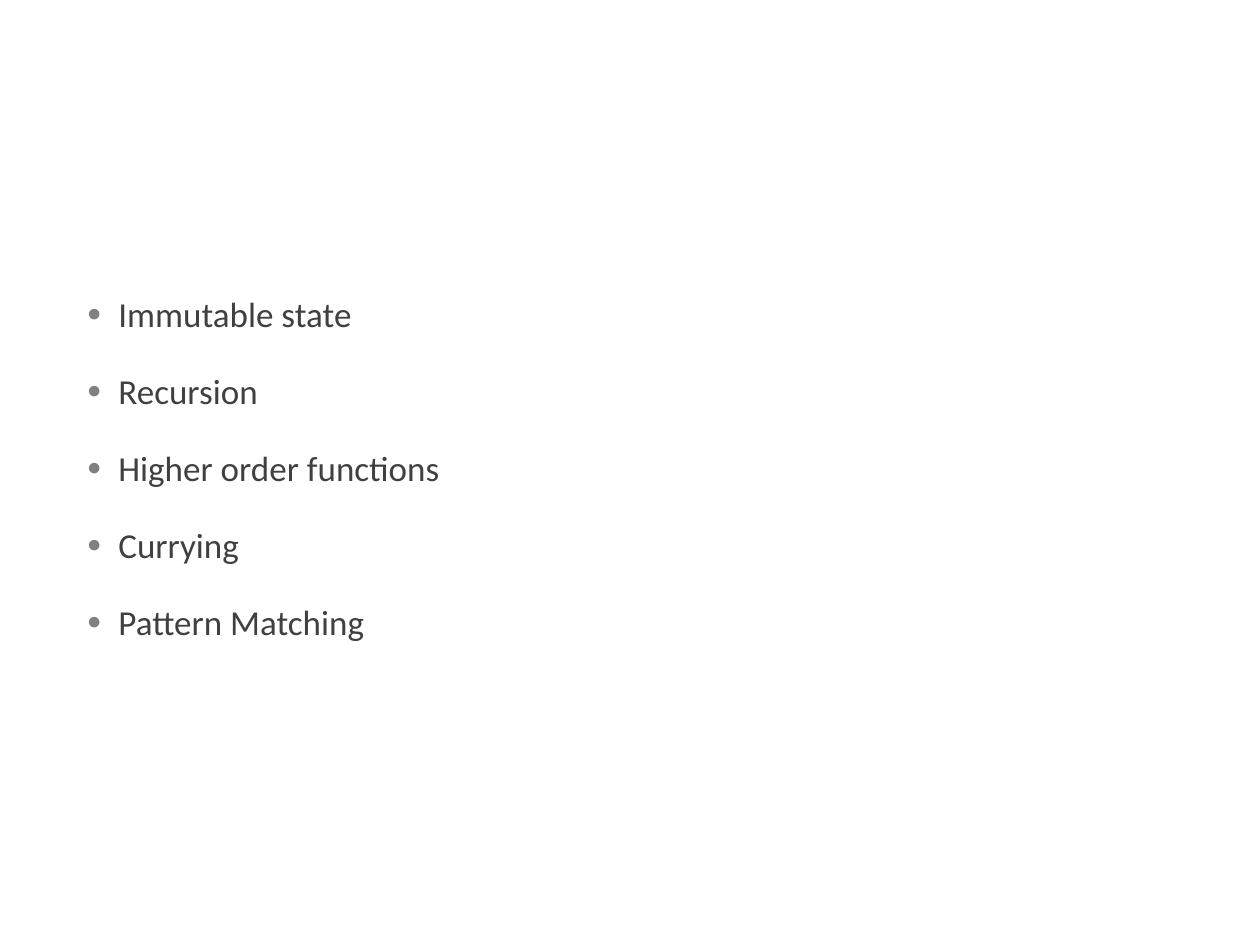
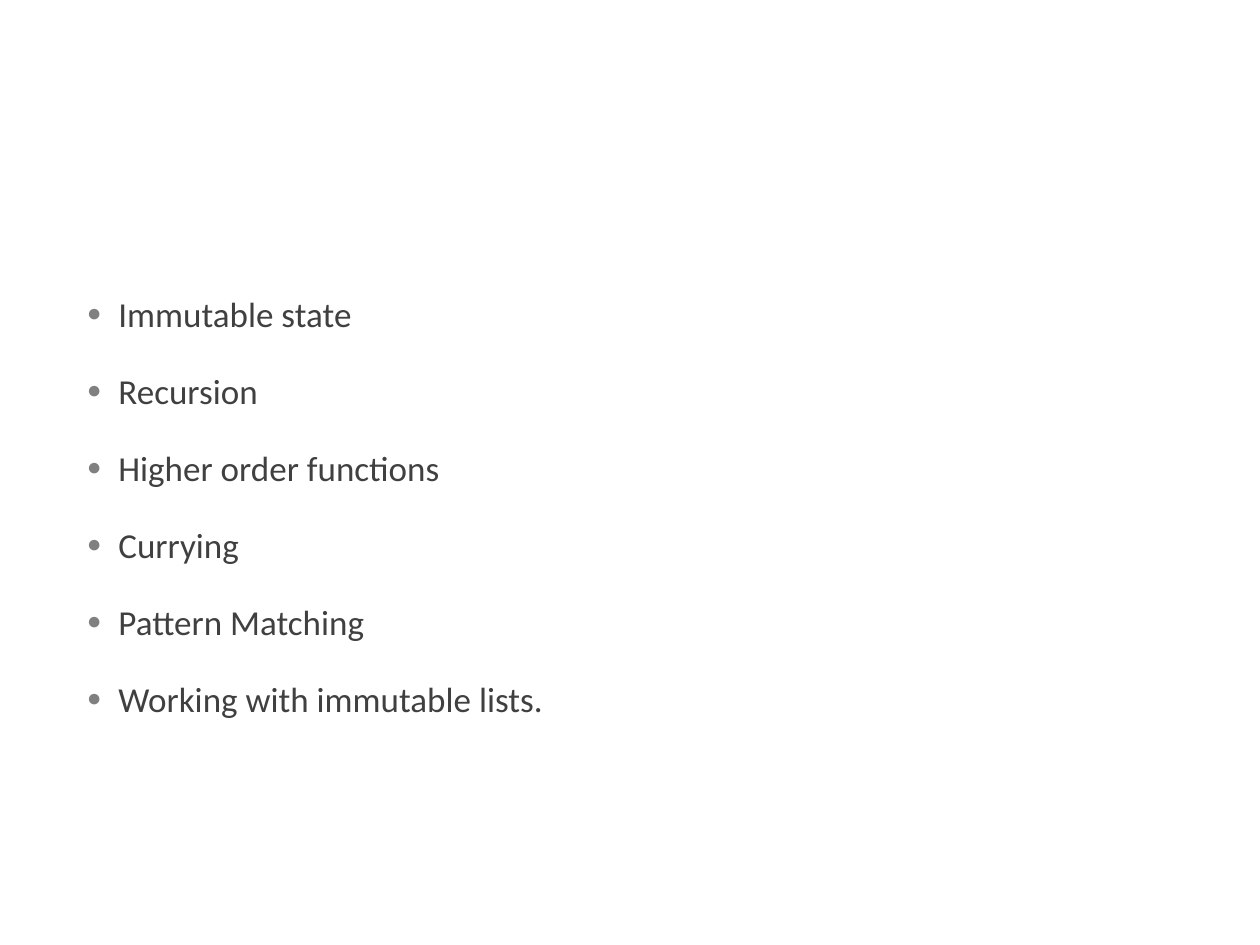
Before and after one commit to AtomicMegaNerd/fnprogfun1, a slide deck: slide 9 of fnprogfun1.pptx. Drawn at 1260x945 pixels with LibreOffice and Linux fonts; fonts in the diff are those of the drawing; background and template pictures are left out. Boxes give left, top, right and bottom in pixels: in the first picture for what was removed or moved away, otherwise in the second. Text is boxed around its words. In the diff, an @@ line names an element or a change of style, - is before the commit and + after.

```diff
--- a/fnprogfun1.pptx
+++ b/fnprogfun1.pptx
@@ text at box(118, 687, 543, 718): paragraph added @@
+● Working with immutable lists.
```
Also in this commit, not shown: 2 other slides changed, 2 slides added, 3 other files.
